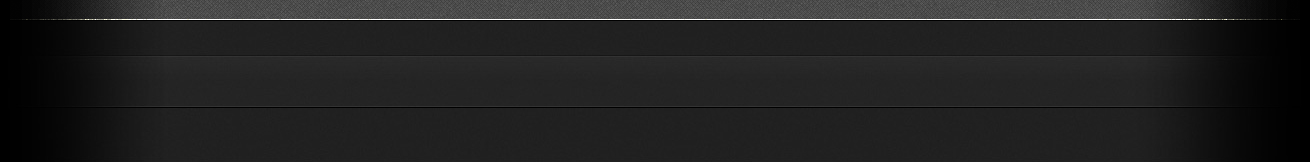
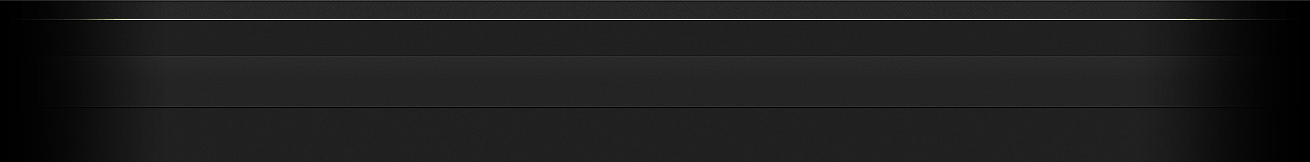
Layer changes from the first 1310px x 162px image to the second:
renamed "noise" to "Layer 6", blend divide → hard light, moved it above "black", painted on it over (x1=0, y1=0, x2=1310, y2=20)
showed "original" over (x1=0, y1=0, x2=1310, y2=20)
